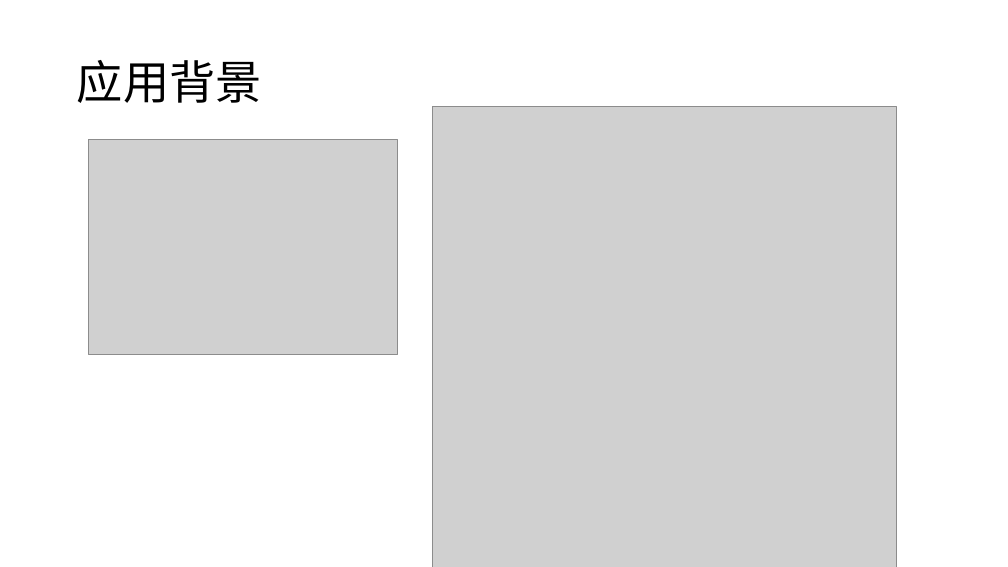
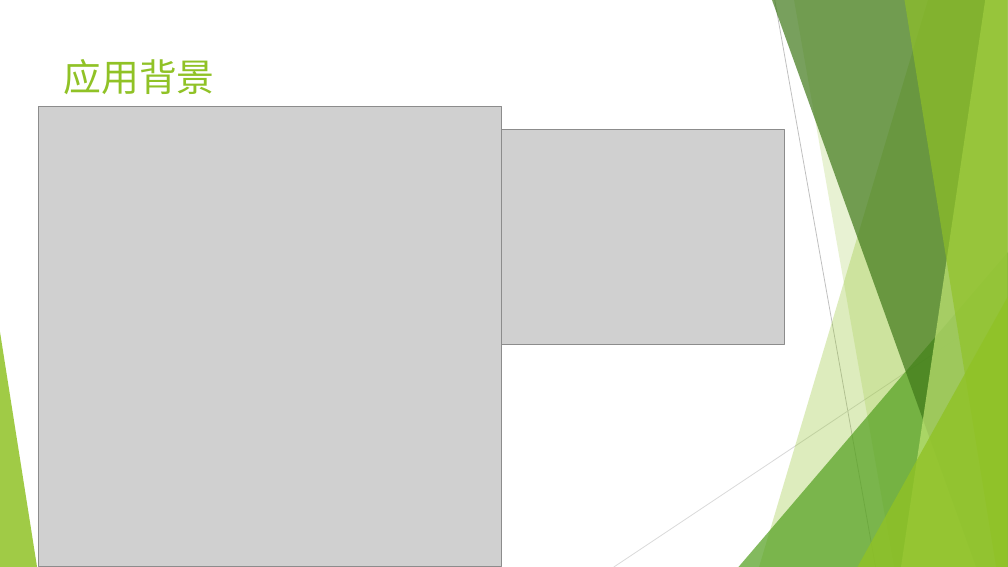
Before and after one commit to youli9056/MyPaper, a slide deck: slide 2 of 开题/大规模数据并行图处理算法与计算平台研究.pptx. Drawn at 1008x567 pixels with LibreOffice and Linux fonts; fonts in the diff are those of the drawing; grey boxes stand for pictures. Boxes give left, top, right and bottom in pixels: in the first picture for what was removed or moved away, otherwise in the second. Text is boxed around its words. In the diff, an @@ line names an element or a change of style, - is before the commit and + after.

```diff
--- a/开题/大规模数据并行图处理算法与计算平台研究.pptx
+++ b/开题/大规模数据并行图处理算法与计算平台研究.pptx
@@ title "应用背景": place and size @@
-title "应用背景" at (77, 60, 262, 103)
+title "应用背景" at (64, 59, 215, 94)
@@ title "应用背景" at (64, 59, 215, 94): size 44 to 36 pt, font Calibri to Karla, text colour #000000 to #90C226; line spacing 0.9 to 1; vertical alignment middle to top @@
@@ picture: place and size @@
-picture at (433, 107, 896, 567)
+picture at (39, 107, 502, 567)
@@ picture: place and size @@
-picture at (89, 140, 398, 355)
+picture at (476, 129, 785, 344)
@@ group added at (0, 0, 1008, 567): 5 freeform shapes, 3 triangles, 2 lines @@
```
Also in this commit, not shown: 16 other slides changed, 1 slide added, 1 other file.
